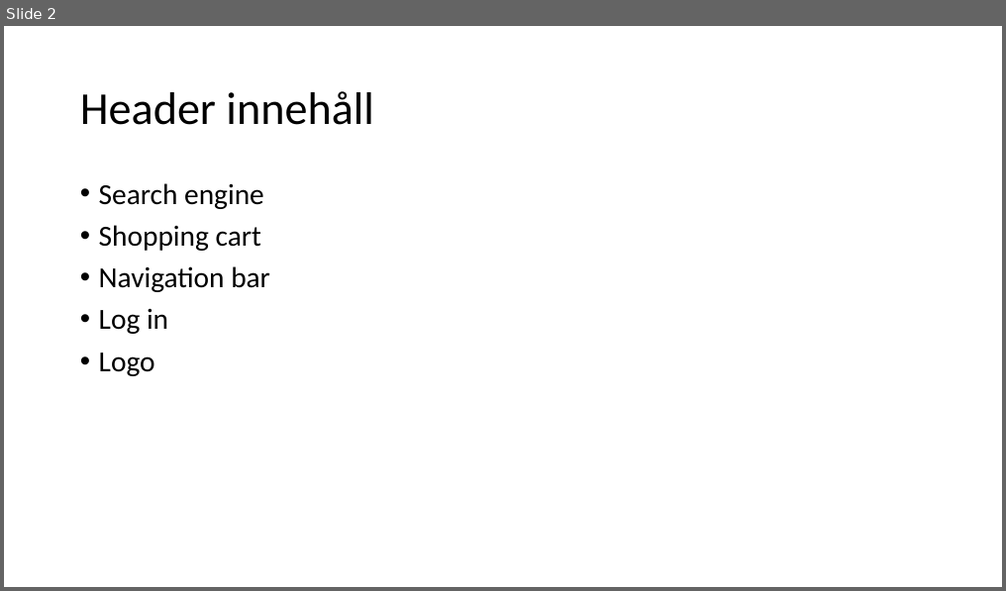
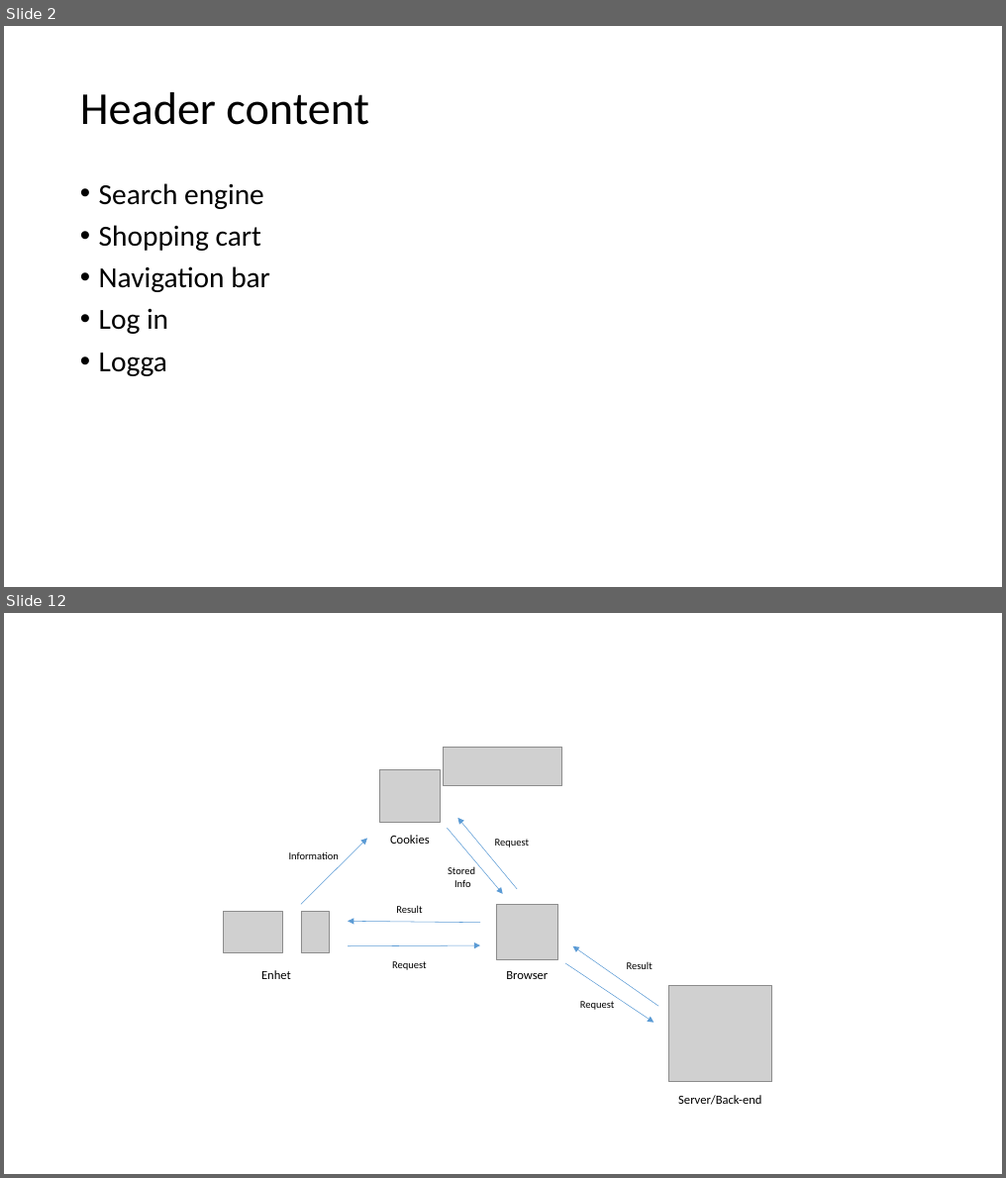
Before and after one commit to Raufchaudhry/project_netonnet, a slide deck: Presentation for project.pptx. Shown one above the other, each under a label of ours: slide 2 before the commit, slides 2 and 12 after it; the slides between them are not shown. The pictures are 1006x591 and 1006x1178 pixels, drawn with LibreOffice and Linux fonts; fonts in the diff are those of the drawing; grey boxes stand for pictures. Boxes give left, top, right and bottom in pixels: in the first picture for what was removed or moved away, otherwise in the second. Text is boxed around its words. In the diff, an @@ line names an element or a change of style, - is before the commit and + after.

```diff
--- a/Presentation for project.pptx
+++ b/Presentation for project.pptx
@@ slide 12 added at (x1=4, y1=613, x2=1002, y2=1174), background #FFFFFF @@
@@ picture added at (x1=444, y1=747, x2=562, y2=786) @@
@@ picture added at (x1=380, y1=770, x2=440, y2=823) @@
@@ arrow added from (517, 889) to (457, 818), #5B9BD5 0.5 pt @@
@@ arrow added from (301, 904) to (367, 839), #5B9BD5 0.5 pt @@
@@ text added at (x1=390, y1=835, x2=430, y2=844), 12 pt, text #000000 @@
+Cookies
@@ arrow added from (448, 828) to (503, 894), #5B9BD5 0.5 pt @@
@@ text added at (x1=495, y1=839, x2=529, y2=848), 10 pt, text #000000 @@
+Request
@@ text added at (x1=289, y1=853, x2=339, y2=860), 10 pt, text #000000 @@
+Information
@@ text added at (x1=448, y1=866, x2=475, y2=887), 10 pt, text #000000 @@
+Stored
+Info
@@ text added at (x1=396, y1=905, x2=422, y2=913), 10 pt, text #000000 @@
+Result
@@ picture added at (x1=496, y1=904, x2=558, y2=959) @@
@@ picture added at (x1=224, y1=911, x2=282, y2=954) @@
@@ picture added at (x1=301, y1=912, x2=330, y2=954) @@
@@ arrow added from (480, 923) to (348, 922), #5B9BD5 0.5 pt @@
@@ arrow added from (348, 947) to (480, 947), #5B9BD5 0.5 pt @@
@@ text added at (x1=392, y1=961, x2=426, y2=970), 10 pt, text #000000 @@
+Request
@@ arrow added from (565, 963) to (653, 1023), #5B9BD5 0.5 pt @@
@@ arrow added from (659, 1006) to (573, 947), #5B9BD5 0.5 pt @@
@@ text added at (x1=627, y1=962, x2=652, y2=969), 10 pt, text #000000 @@
+Result
@@ text added at (x1=261, y1=970, x2=291, y2=979), 12 pt, text #000000 @@
+Enhet
@@ text added at (x1=506, y1=971, x2=548, y2=979), 12 pt, text #000000 @@
+Browser
@@ picture added at (x1=668, y1=986, x2=772, y2=1081) @@
@@ text added at (x1=580, y1=1001, x2=614, y2=1010), 10 pt, text #000000 @@
+Request
@@ text added at (x1=678, y1=1095, x2=761, y2=1105), 12 pt, text #000000 @@
+Server/Back-end
@@ slide 2 changed as well @@
@@ title at (x1=80, y1=92, x2=369, y2=125): text changed @@
-Header innehåll
+Header content
@@ text at (x1=99, y1=353, x2=167, y2=376): text changed @@
-• Logo
+• Logga
```
Also in this commit, not shown: 9 other slides added, 1 slide removed.
